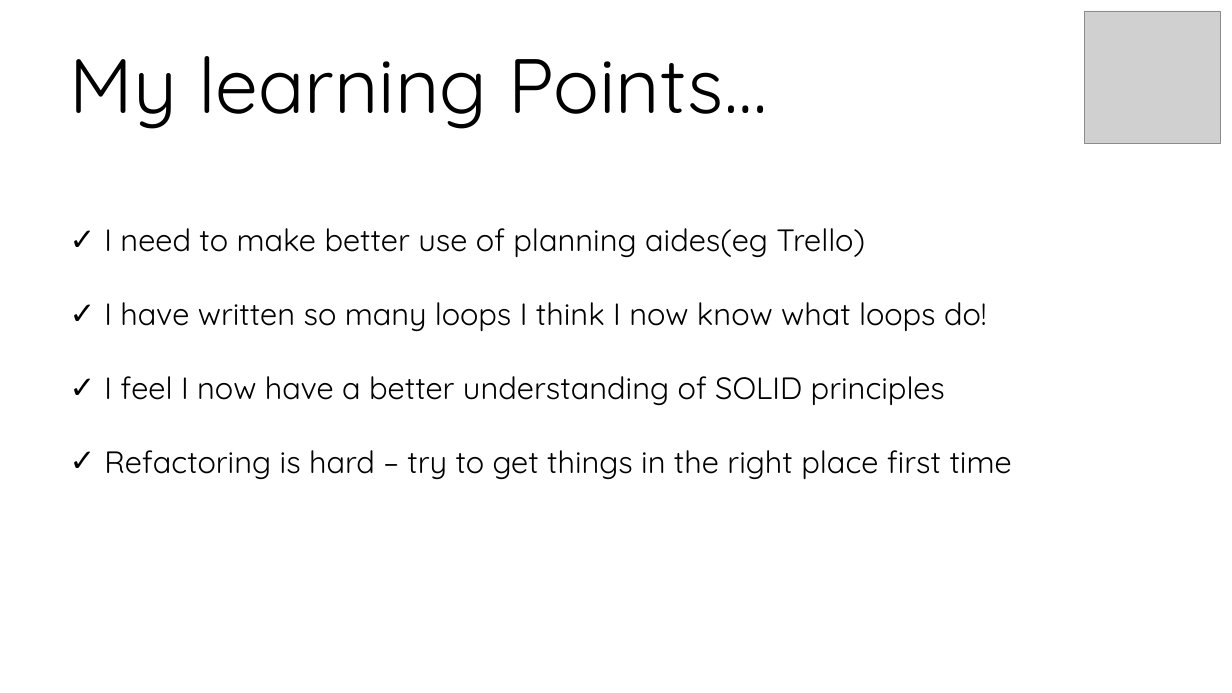
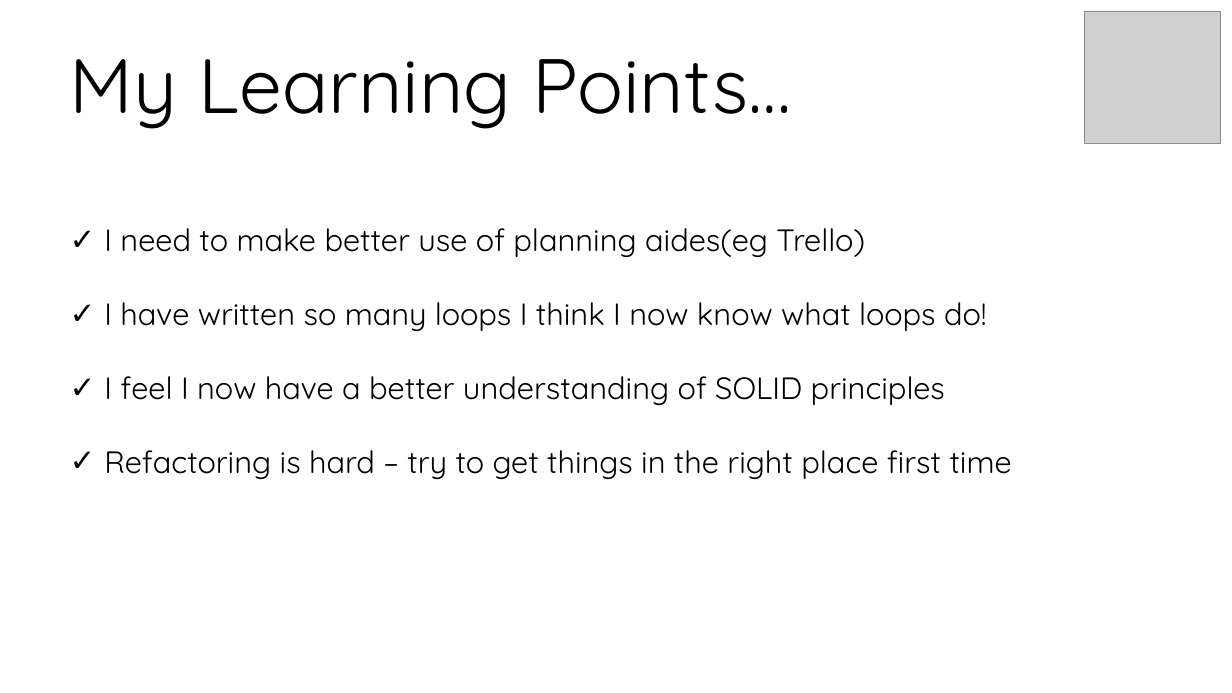
Before and after one commit to heatherjmain/Java-CardGameApp, a slide deck: slide 10 of BlackJackPresentation.pptx (slide 9 before the commit). Drawn at 1232x693 pixels with LibreOffice and Linux fonts; fonts in the diff are those of the drawing; grey boxes stand for pictures. Boxes give left, top, right and bottom in pixels: in the first picture for what was removed or moved away, otherwise in the second. Text is boxed around its words. In the diff, an @@ line names an element or a change of style, - is before the commit and + after.

```diff
--- a/BlackJackPresentation.pptx
+++ b/BlackJackPresentation.pptx
@@ text at box(70, 59, 791, 129): text changed @@
-My learning Points…
+My Learning Points…
```
Also in this commit, not shown: 1 other slide changed, 1 slide added, 2 other files.
